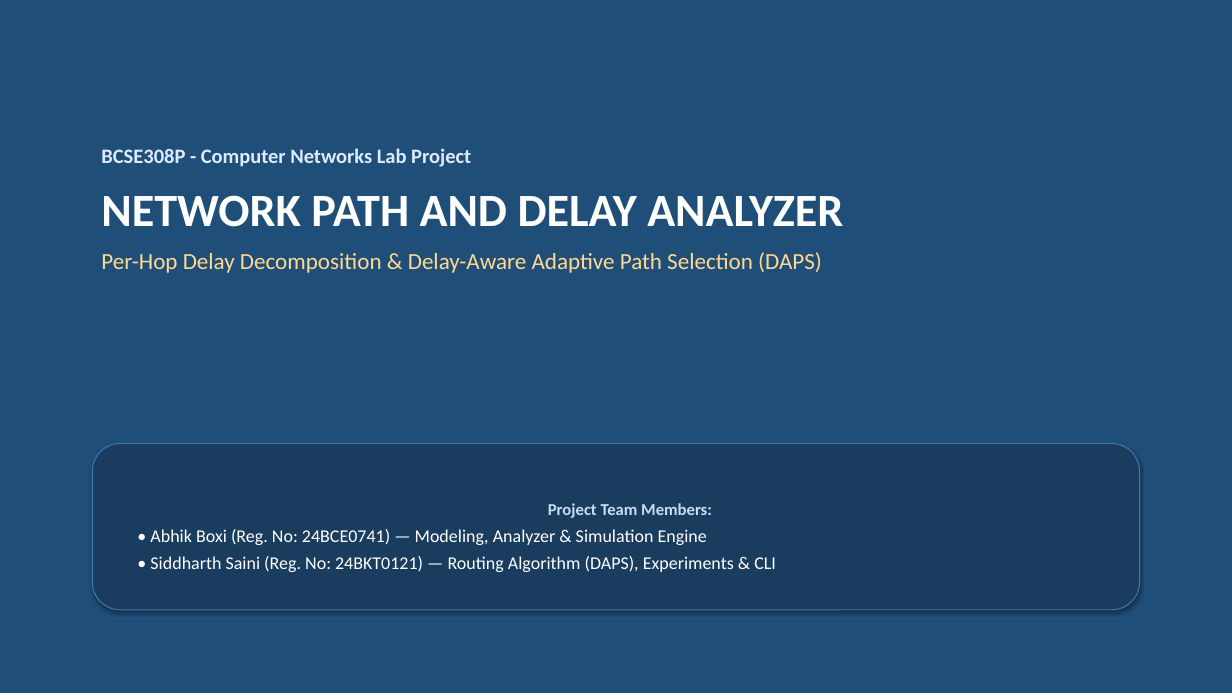
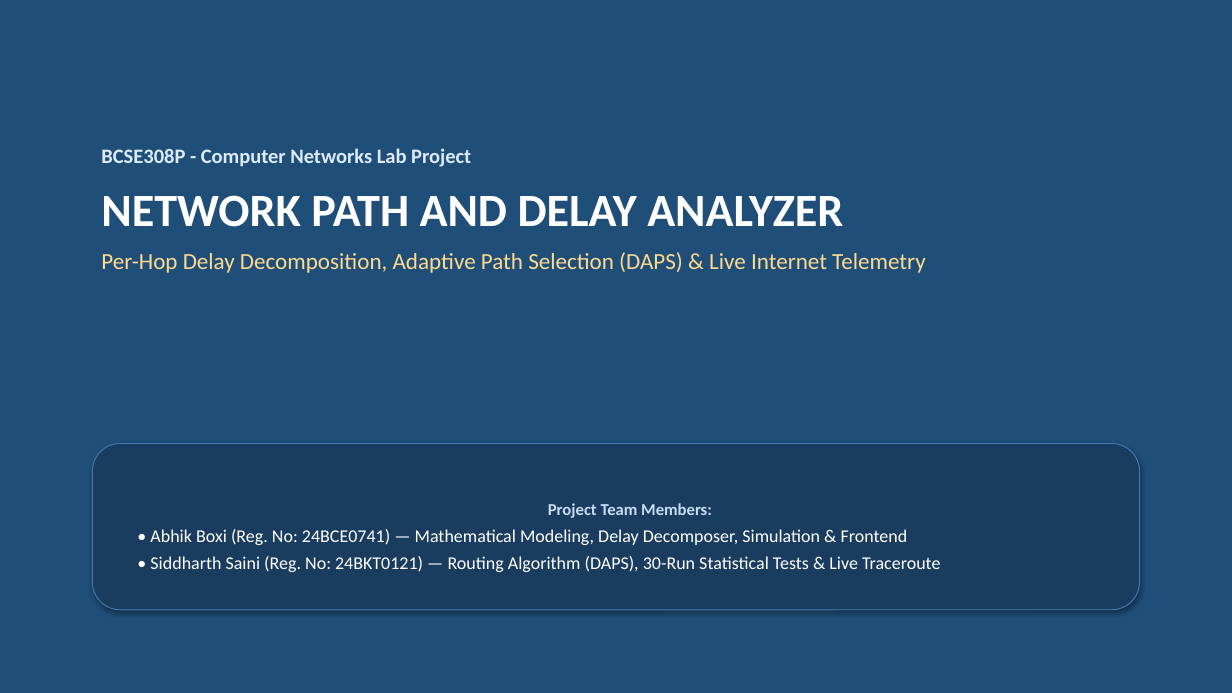
Before and after one commit to Someone1701/Network-Path-and-Delay-Analyzer, a slide deck: slide 1 of Network_Path_and_Delay_Analyzer_Presentation.pptx. Drawn at 1232x693 pixels with LibreOffice and Linux fonts; fonts in the diff are those of the drawing. Boxes give left, top, right and bottom in pixels: in the first picture for what was removed or moved away, otherwise in the second. Text is boxed around its words. In the diff, an @@ line names an element or a change of style, - is before the commit and + after.

```diff
--- a/Network_Path_and_Delay_Analyzer_Presentation.pptx
+++ b/Network_Path_and_Delay_Analyzer_Presentation.pptx
@@ text at (x1=101, y1=252, x2=926, y2=273): text changed @@
-Per-Hop Delay Decomposition & Delay-Aware Adaptive Path Selection (DAPS)
+Per-Hop Delay Decomposition, Adaptive Path Selection (DAPS) & Live Internet Telemetry
@@ text in rounded rectangle at (x1=150, y1=529, x2=940, y2=572): text changed @@
-• Abhik Boxi (Reg. No: 24BCE0741) — Modeling, Analyzer & Simulation Engine
-• Siddharth Saini (Reg. No: 24BKT0121) — Routing Algorithm (DAPS), Experiments & CLI
+• Abhik Boxi (Reg. No: 24BCE0741) — Mathematical Modeling, Delay Decomposer, Simulation & Frontend
+• Siddharth Saini (Reg. No: 24BKT0121) — Routing Algorithm (DAPS), 30-Run Statistical Tests & Live Traceroute
```
Also in this commit, not shown: 3 other slides changed, 2 slides added, 2 other files.
